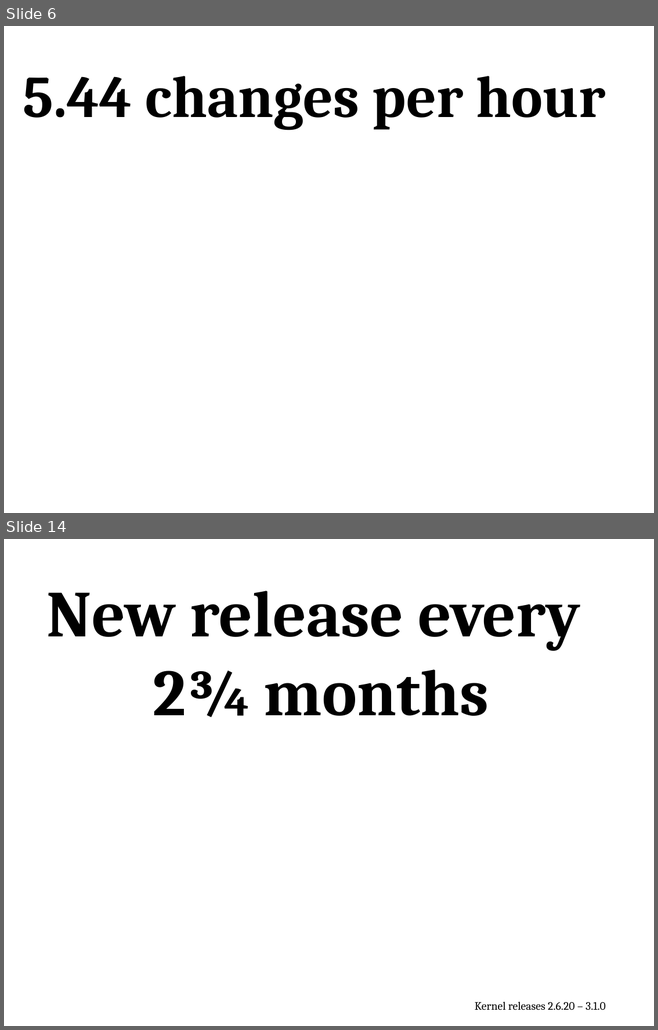
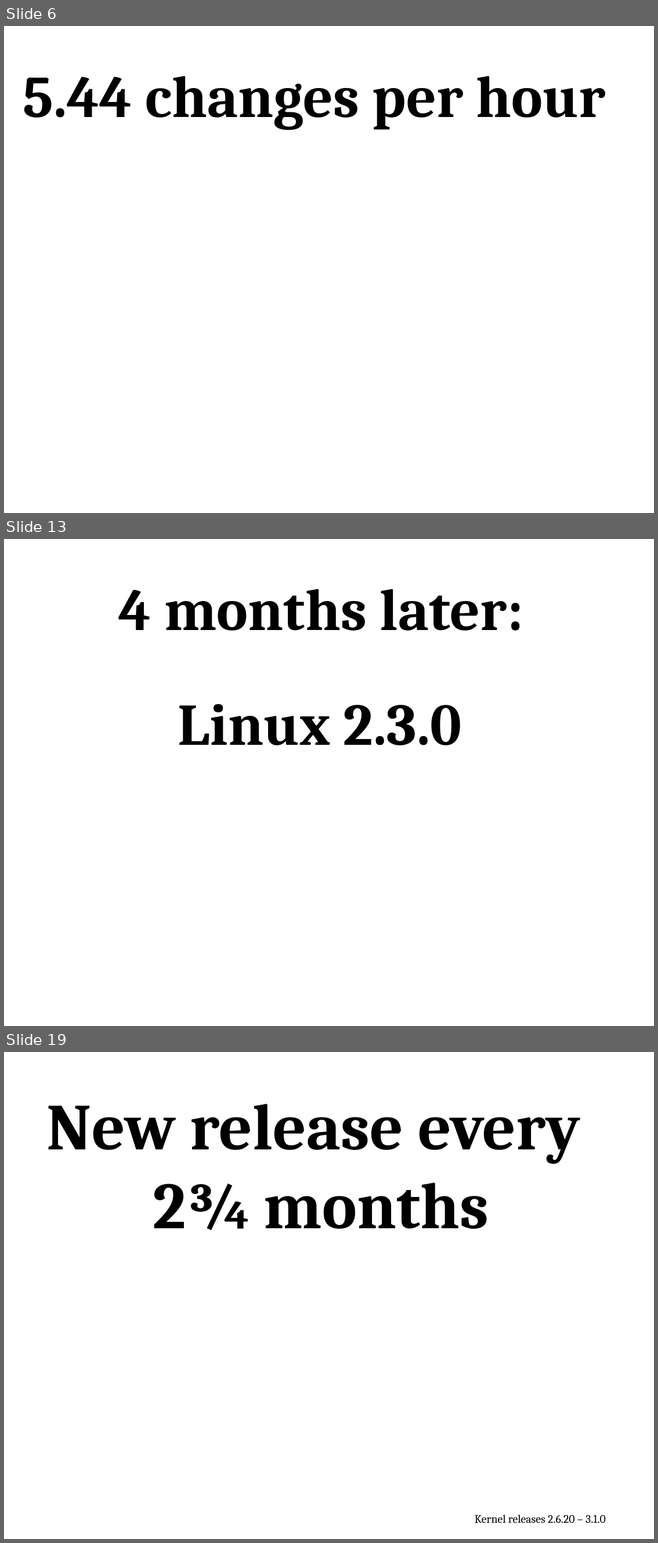
Before and after one commit to gregkh/kernel-development, a slide deck: kernel-development.odp. Shown one above the other, each under a label of ours: slides 6 and 14 before the commit, slides 6, 13 and 19 after it; the slides between them are not shown. The pictures are 658x1030 and 658x1543 pixels, drawn with LibreOffice and Linux fonts; fonts in the diff are those of the drawing; background and template pictures are left out. Boxes give left, top, right and bottom in pixels: in the first picture for what was removed or moved away, otherwise in the second. Text is boxed around its words. In the diff, an @@ line names an element or a change of style, - is before the commit and + after.

```diff
--- a/kernel-development.odp
+++ b/kernel-development.odp
@@ slide 13 added at (4,539,654,1026), background #FFFFFF @@
@@ text added at (119,589,523,631), 72 pt, text #000000, bold @@
+4 months later:
@@ text added at (178,704,462,745), 72 pt, text #000000, bold @@
+Linux 2.3.0
@@ what was slide 14 is now slide 19 @@
```
Also in this commit, not shown: 3 slides changed, 14 other slides added, 4 slides removed, 1 other file.
